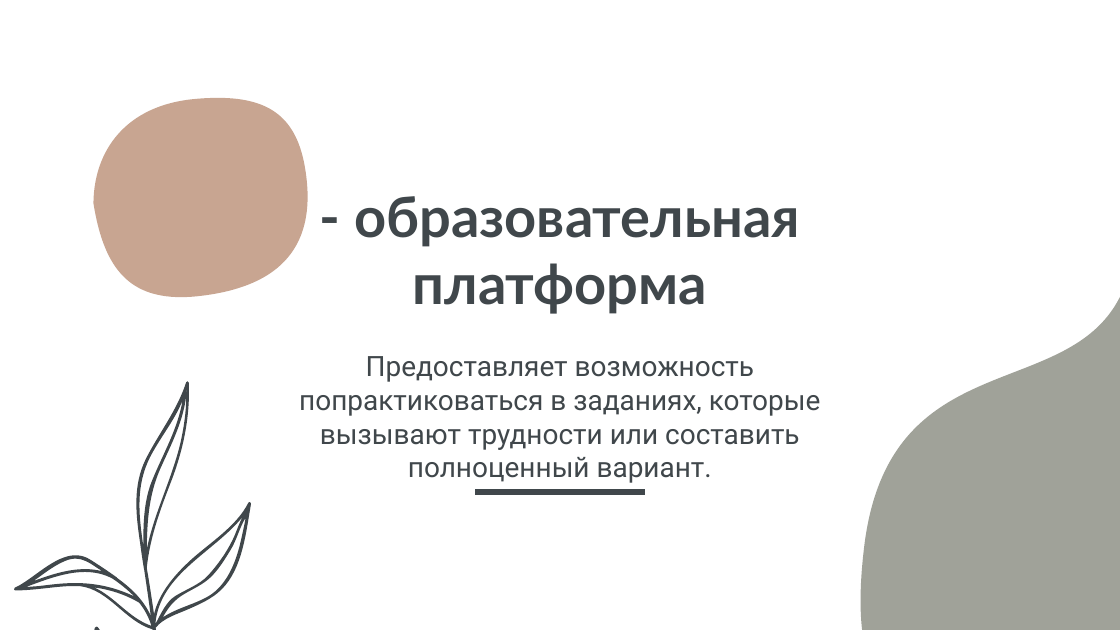
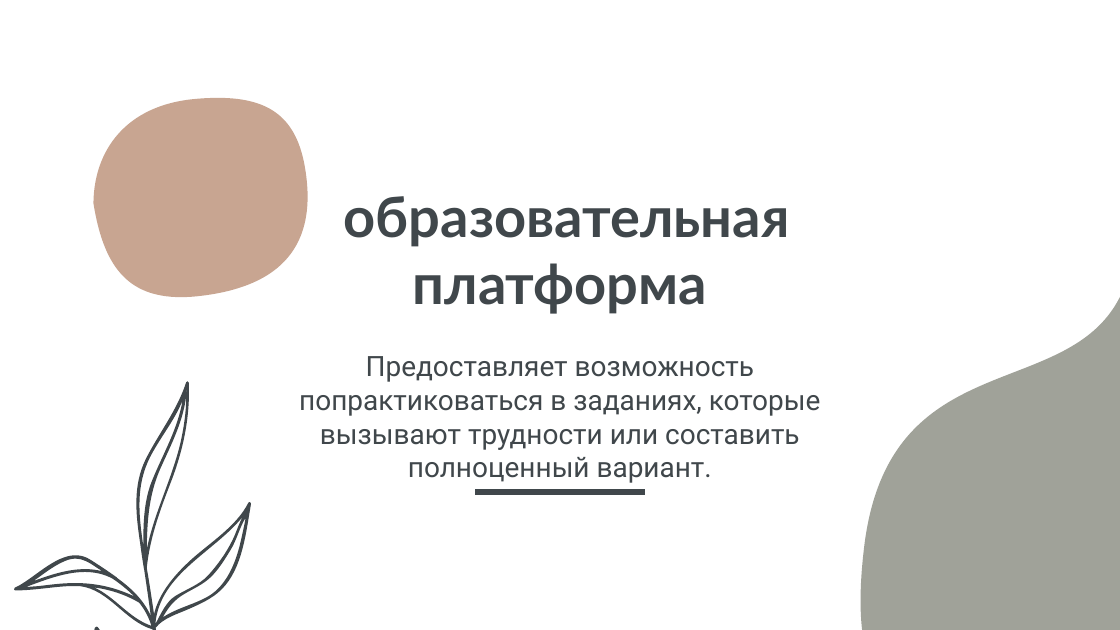
Before and after one commit to pryfmse/web_project, a slide deck: slide 2 of презентация.pptx. Drawn at 1120x630 pixels with LibreOffice and Linux fonts; fonts in the diff are those of the drawing. Boxes give left, top, right and bottom in pixels: in the first picture for what was removed or moved away, otherwise in the second. Text is boxed around its words. In the diff, an @@ line names an element or a change of style, - is before the commit and + after.

```diff
--- a/презентация.pptx
+++ b/презентация.pptx
@@ title at (x1=344, y1=196, x2=790, y2=314): text changed @@
-- образовательная платформа
+образовательная платформа
```
Also in this commit, not shown: 1 other slide changed, 1 slide added, 21 other files.
